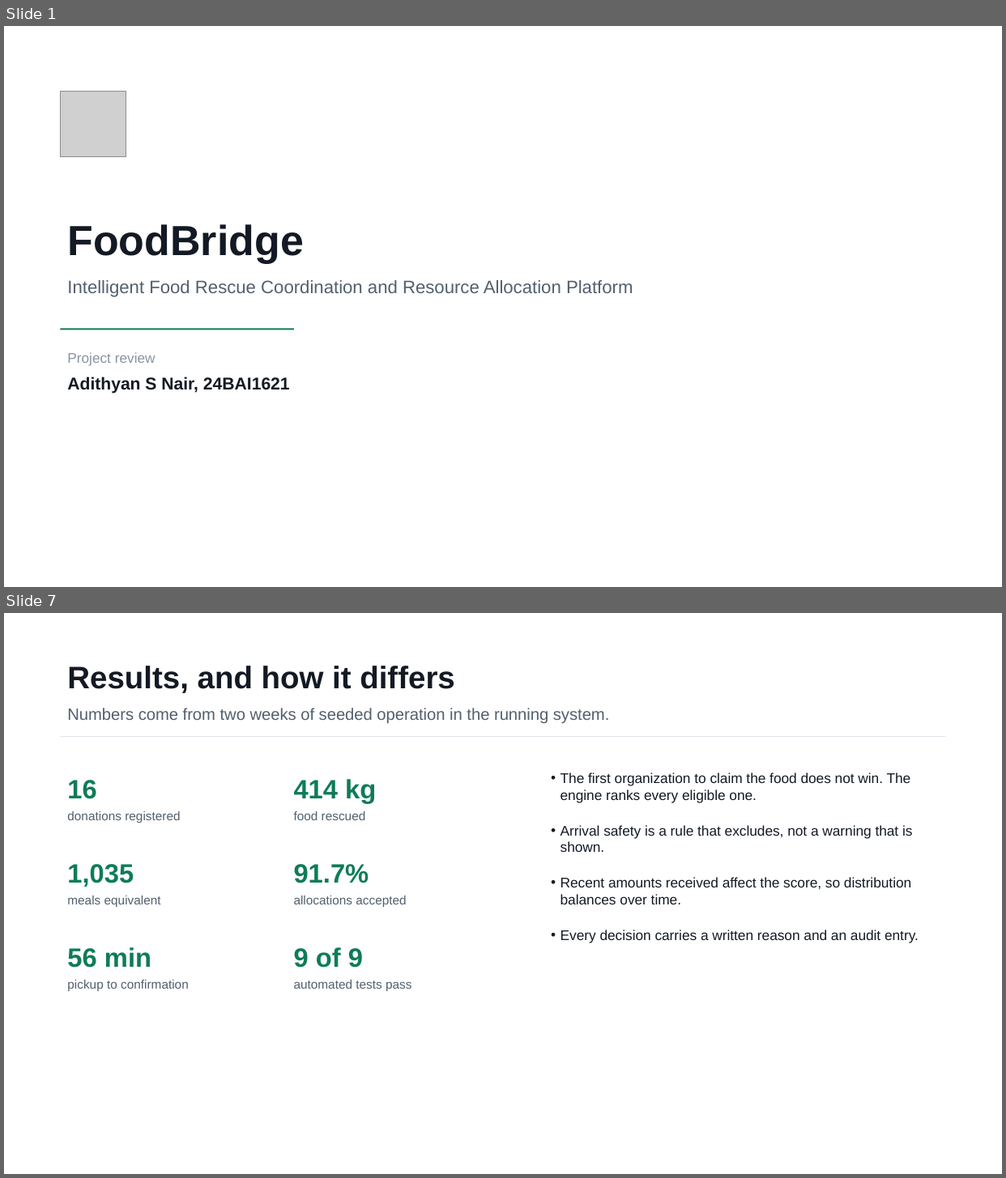
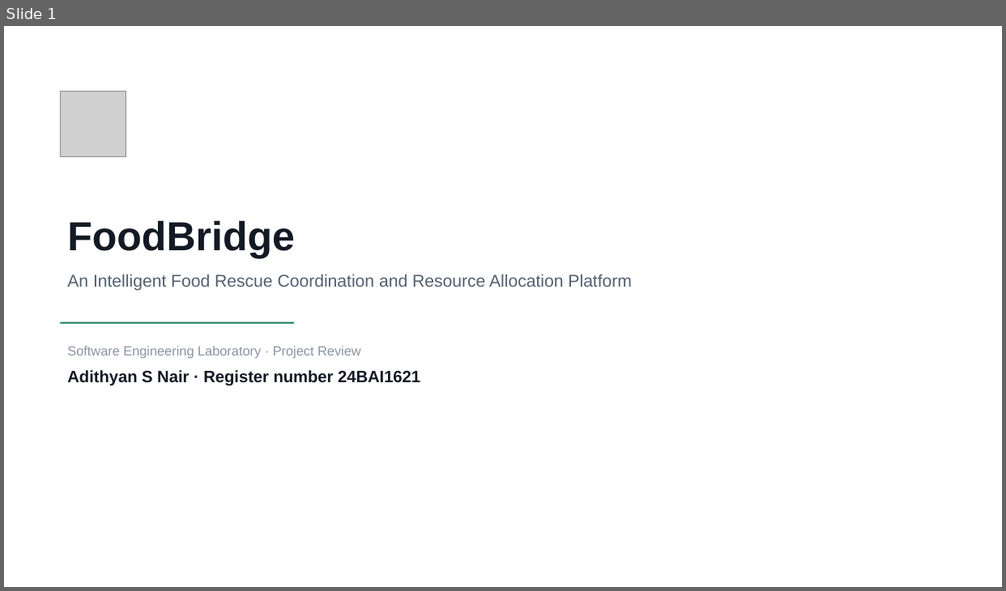
Before and after one commit to AdiByte5/FoodBridge, a slide deck: docs/FoodBridge_Project_Review.pptx. Shown one above the other, each under a label of ours: slides 1 and 7 before the commit, slide 1 after it; the slides between them are not shown. The pictures are 1006x1178 and 1006x591 pixels, drawn with LibreOffice and Linux fonts; fonts in the diff are those of the drawing; grey boxes stand for pictures. Boxes give left, top, right and bottom in pixels: in the first picture for what was removed or moved away, otherwise in the second. Text is boxed around its words. In the diff, an @@ line names an element or a change of style, - is before the commit and + after.

```diff
--- a/docs/FoodBridge_Project_Review.pptx
+++ b/docs/FoodBridge_Project_Review.pptx
@@ slide 7 removed at [4, 613, 1002, 1174], background #FFFFFF @@
@@ text removed at [67, 666, 455, 693] @@
-Results, and how it differs
@@ text removed at [67, 708, 609, 723] @@
-Numbers come from two weeks of seeded operation in the running system.
@@ rectangle removed at [60, 736, 946, 737] @@
@@ text removed at [67, 780, 96, 799] @@
-16
@@ text removed at [294, 779, 376, 804] @@
-414 kg
@@ text removed at [560, 773, 918, 943] @@
-• The first organization to claim the food does not win. The engine ranks every eligible one.
-• Arrival safety is a rule that excludes, not a warning that is shown.
-• Recent amounts received affect the score, so distribution balances over time.
-• Every decision carries a written reason and an audit entry.
@@ text removed at [67, 811, 180, 823] @@
-donations registered
@@ text removed at [294, 811, 366, 820] @@
-food rescued
@@ text removed at [67, 864, 134, 887] @@
-1,035
@@ text removed at [294, 864, 369, 884] @@
-91.7%
@@ text removed at [67, 896, 161, 907] @@
-meals equivalent
@@ text removed at [294, 896, 406, 907] @@
-allocations accepted
@@ text removed at [67, 948, 151, 968] @@
-56 min
@@ text removed at [294, 948, 363, 968] @@
-9 of 9
@@ text removed at [67, 980, 189, 991] @@
-pickup to confirmation
@@ text removed at [294, 980, 411, 991] @@
-automated tests pass
@@ slide 1 changed as well @@
@@ text "FoodBridge" at [67, 220, 295, 259]: size 40.5 to 39 pt @@
@@ text at [67, 274, 632, 291]: text changed; size 17.2 to 16.5 pt @@
-Intelligent Food Rescue Coordination and Resource Allocation Platform
+An Intelligent Food Rescue Coordination and Resource Allocation Platform
@@ rectangle: place and size @@
-rectangle at [60, 328, 294, 330]
+rectangle at [60, 322, 294, 324]
@@ text at [67, 346, 361, 359]: text changed; size 13.5 to 12.8 pt @@
-Project review
+Software Engineering Laboratory · Project Review
@@ text at [67, 370, 420, 386]: text changed; size 16.5 to 15.8 pt @@
-Adithyan S Nair, 24BAI1621
+Adithyan S Nair · Register number 24BAI1621
```
Also in this commit, not shown: 4 other slides changed, 5 slides added, 2 other slides removed.
